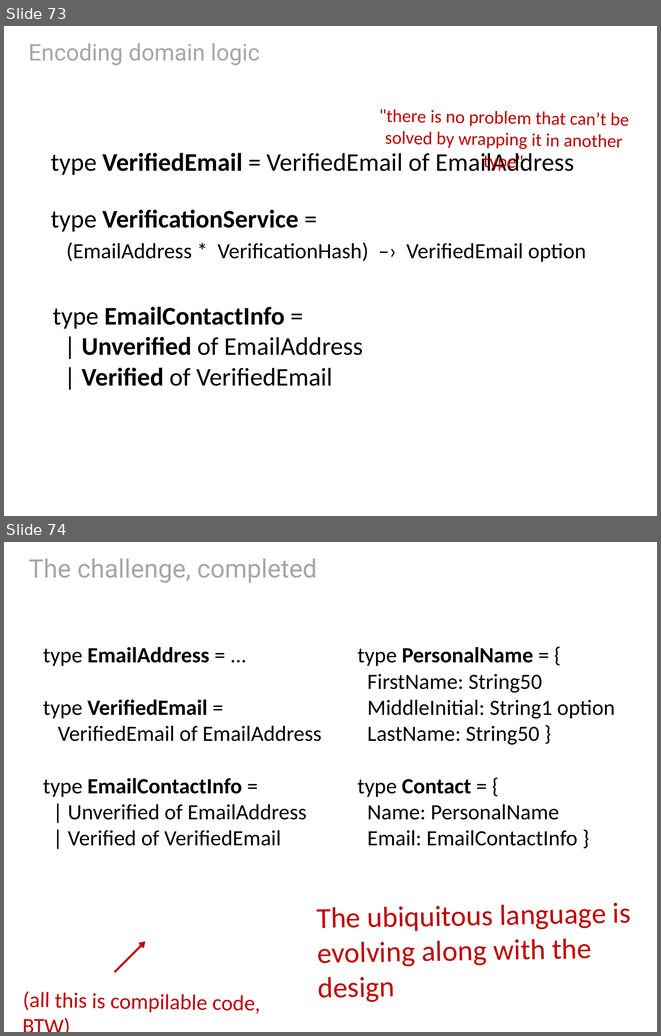
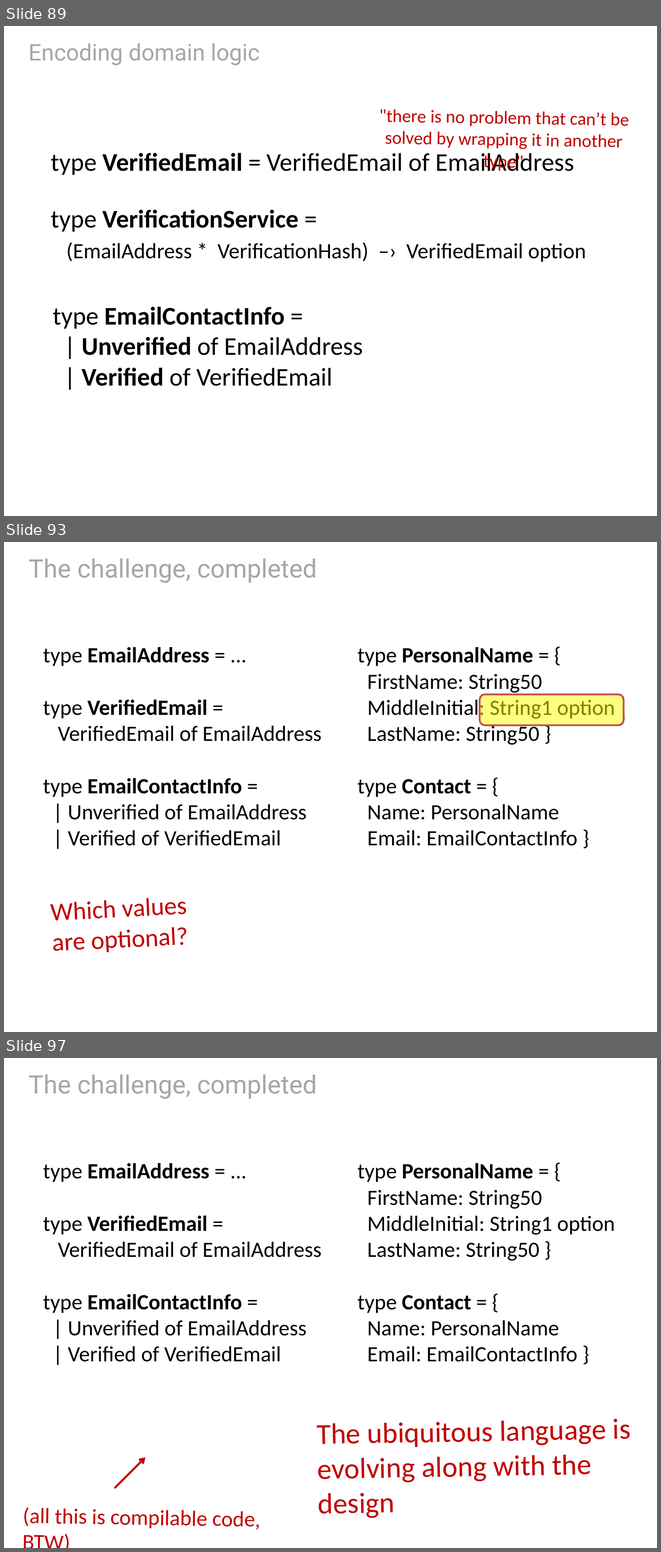
Before and after one commit to swlaschin/DomainModellingInFsharp, a slide deck: slides/3-ProgFsharp-DDD.pptx. Shown one above the other, each under a label of ours: slides 73 and 74 before the commit, slides 89, 93 and 97 after it; the slides between them are not shown. The pictures are 661x1036 and 661x1552 pixels, drawn with LibreOffice and Linux fonts; fonts in the diff are those of the drawing. Boxes give left, top, right and bottom in pixels: in the first picture for what was removed or moved away, otherwise in the second. Text is boxed around its words. In the diff, an @@ line names an element or a change of style, - is before the commit and + after.

```diff
--- a/slides/3-ProgFsharp-DDD.pptx
+++ b/slides/3-ProgFsharp-DDD.pptx
@@ slide 93 added at (4, 542, 657, 1032), background #FFFFFF @@
@@ title added at (28, 558, 317, 583), 28 pt, text #A6A6A6 @@
+The challenge, completed
@@ text added at (43, 647, 322, 846), 24 pt, text #000000 @@
+type EmailAddress = ...
+type VerifiedEmail =
+VerifiedEmail of EmailAddress
+type EmailContactInfo =
+| Unverified of EmailAddress
+| Verified of VerifiedEmail
@@ text added at (358, 647, 615, 846), 24 pt, text #000000 @@
+type PersonalName = {
+FirstName: String50
+MiddleInitial: String1 option
+LastName: String50 }
+type Contact = {
+Name: PersonalName
+Email: EmailContactInfo }
@@ rounded rectangle added at (479, 694, 623, 725), fill #FFFF00 at 50% opacity, outline #C0504D 2 pt @@
@@ text added at (51, 898, 188, 952), 28 pt, text #C00000 @@
+Which values are optional?
@@ what was slide 73 is now slide 89 @@
@@ what was slide 74 is now slide 97 @@
```
Also in this commit, not shown: 1 slide changed, 23 other slides added.
